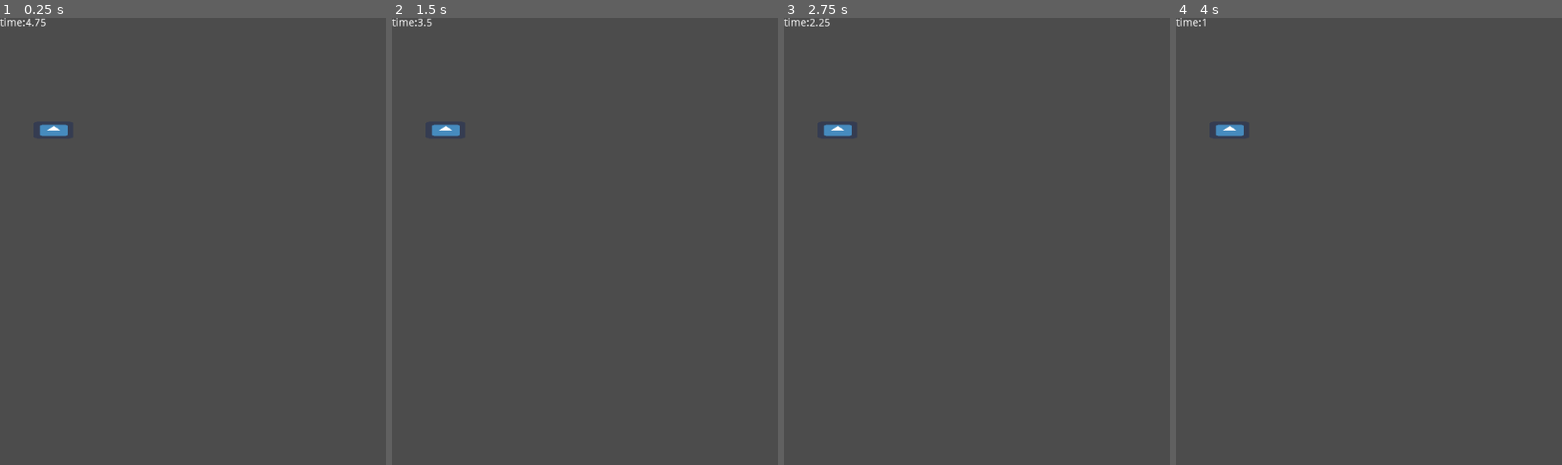
Above: before the commit, frames 1-4 (left to right).
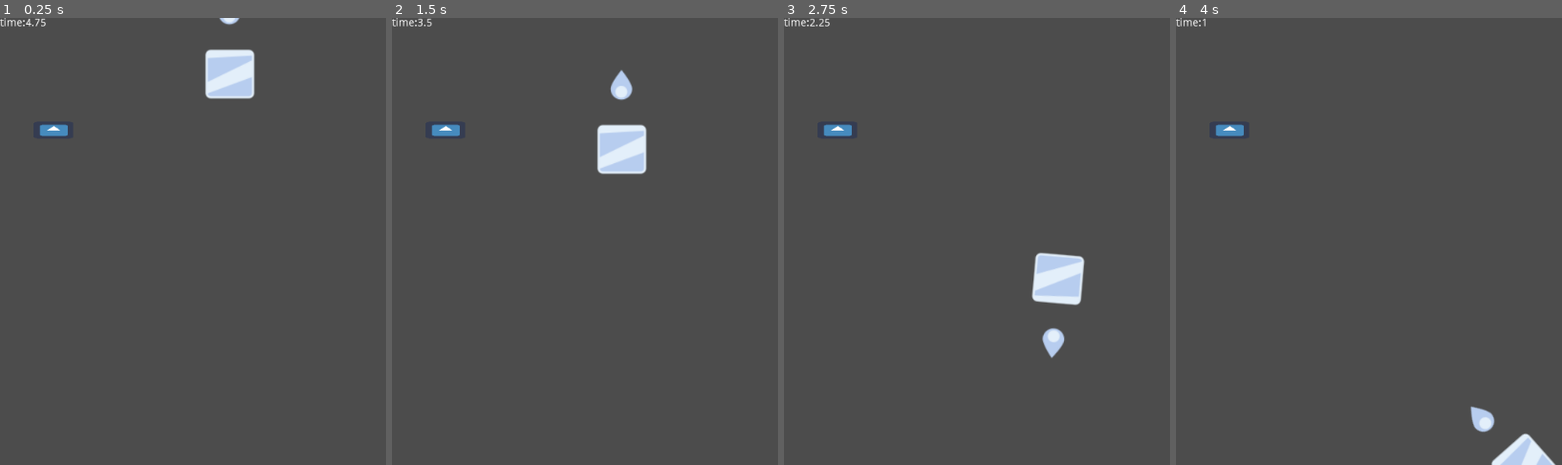
Above: after the commit, the same moments.

Repository: keith-ferney/sugar_cube
Game: Godot game, scene res://app/test_level_object.tscn
Same seed, same stepped clock (60 frames per second), same inputs: the game is played once before the commit and once after it. Before the commit the project has no main scene; this scene is started directly in both runs. The engine's default icon, where the game draws it, is replaced by a stand-in: a white triangle on a blue panel in a dark square.
Inputs:
- Up to frame 1 (0.25 s): no input
- Up to frame 2 (1.5 s): hold Down (ui_down) from 1.28 s (still down)
- Up to frame 3 (2.75 s): release Down (ui_down) at 2.03 s
- Up to frame 4 (4 s): hold Down (ui_down) from 3.53 s (still down)

The runs differ from the first frame. In frame 1, 1.5% of the frame differs, in the area x 53-67%, y 0-19%; in frame 2, 1.7%, in the area x 53-67%, y 11-36%; in frame 3, 1.7%; in frame 4, 0.9%.

Commit message:
added gui

Diff:
--- /dev/null
+++ b/app/gui/ExitButton.gd
@@ -0,0 +1,16 @@
+extends Button
+
+
+# Declare member variables here. Examples:
+# var a = 2
+# var b = "text"
+
+
+
+# Called every frame. 'delta' is the elapsed time since the previous frame.
+#func _process(delta):
+#	pass
+
+
+func _on_nav_button2_pressed():
+	get_tree().quit()
--- /dev/null
+++ b/app/gui/GUI_base.tscn
@@ -0,0 +1,25 @@
+[gd_scene load_steps=2 format=2]
+
+[ext_resource path="res://app/gui/nav_button.tscn" type="PackedScene" id=1]
+
+[node name="GUI_base" type="Control"]
+anchor_right = 1.0
+anchor_bottom = 1.0
+__meta__ = {
+"_edit_use_anchors_": false
+}
+
+[node name="VBoxContainer" type="VBoxContainer" parent="."]
+anchor_left = 0.5
+anchor_top = 0.5
+anchor_right = 0.5
+anchor_bottom = 0.5
+margin_left = -20.0
+margin_top = -20.0
+margin_right = 20.0
+margin_bottom = 20.0
+
+[node name="nav_button" parent="VBoxContainer" instance=ExtResource( 1 )]
+margin_right = 40.0
+margin_bottom = 14.0
+text = "yollo"
--- /dev/null
+++ b/app/gui/Win.gd
@@ -0,0 +1,6 @@
+extends Control
+
+
+func win():
+	get_tree().paused = true
+	$Popup.show()
--- /dev/null
+++ b/app/gui/Win.tscn
@@ -0,0 +1,55 @@
+[gd_scene load_steps=3 format=2]
+
+[ext_resource path="res://app/gui/nav_button.tscn" type="PackedScene" id=1]
+[ext_resource path="res://app/gui/Win.gd" type="Script" id=2]
+
+[node name="Win" type="Control"]
+anchor_right = 1.0
+anchor_bottom = 1.0
+script = ExtResource( 2 )
+__meta__ = {
+"_edit_use_anchors_": false
+}
+
+[node name="Popup" type="Popup" parent="."]
+pause_mode = 2
+anchor_right = 1.0
+anchor_bottom = 1.0
+margin_left = 3.77551
+margin_top = -0.943878
+margin_right = 3.77551
+margin_bottom = -0.943848
+__meta__ = {
+"_edit_use_anchors_": false
+}
+
+[node name="VBoxContainer" type="VBoxContainer" parent="Popup"]
+anchor_left = 0.5
+anchor_top = 0.5
+anchor_right = 0.5
+anchor_bottom = 0.5
+margin_left = -52.0
+margin_top = -20.0
+margin_right = 51.0
+margin_bottom = 20.0
+__meta__ = {
+"_edit_use_anchors_": false
+}
+
+[node name="nav_button2" parent="Popup/VBoxContainer" instance=ExtResource( 1 )]
+margin_right = 103.0
+margin_bottom = 14.0
+text = "Main Menu"
+
+[node name="Label" type="Label" parent="Popup"]
+anchor_left = 0.5
+anchor_right = 0.5
+margin_left = -146.0
+margin_top = 93.0
+margin_right = 146.0
+margin_bottom = 109.0
+text = "YOU WIN"
+align = 1
+__meta__ = {
+"_edit_use_anchors_": false
+}
--- /dev/null
+++ b/app/gui/main_menu.tscn
@@ -0,0 +1,40 @@
+[gd_scene load_steps=4 format=2]
+
+[ext_resource path="res://app/gui/nav_button.tscn" type="PackedScene" id=1]
+[ext_resource path="res://app/gui/ExitButton.gd" type="Script" id=2]
+[ext_resource path="res://app/test_level_object.tscn" type="PackedScene" id=3]
+
+[node name="main_menu" type="Control"]
+anchor_right = 1.0
+anchor_bottom = 1.0
+__meta__ = {
+"_edit_use_anchors_": false
+}
+
+[node name="VBoxContainer" type="VBoxContainer" parent="."]
+anchor_left = 0.5
+anchor_top = 0.5
+anchor_right = 0.5
+anchor_bottom = 0.5
+margin_left = -20.0
+margin_top = -20.0
+margin_right = 20.0
+margin_bottom = 20.0
+__meta__ = {
+"_edit_use_anchors_": false
+}
+
+[node name="nav_button" parent="VBoxContainer" instance=ExtResource( 1 )]
+margin_right = 40.0
+margin_bottom = 14.0
+text = "Play"
+scene = ExtResource( 3 )
+
+[node name="nav_button2" parent="VBoxContainer" instance=ExtResource( 1 )]
+margin_top = 18.0
+margin_right = 40.0
+margin_bottom = 32.0
+text = "Exit"
+script = ExtResource( 2 )
+
+[connection signal="pressed" from="VBoxContainer/nav_button2" to="VBoxContainer/nav_button2" method="_on_nav_button2_pressed"]
--- /dev/null
+++ b/app/gui/nav_button.gd
@@ -0,0 +1,8 @@
+extends Button
+
+
+export var scene : PackedScene
+
+
+func _on_nav_button_pressed():
+	get_tree().change_scene_to(scene)
--- /dev/null
+++ b/app/gui/nav_button.tscn
@@ -0,0 +1,25 @@
+[gd_scene load_steps=5 format=2]
+
+[ext_resource path="res://app/gui/nav_button.gd" type="Script" id=1]
+
+[sub_resource type="StyleBoxFlat" id=1]
+bg_color = Color( 0.52549, 0.592157, 0.780392, 1 )
+
+[sub_resource type="StyleBoxFlat" id=2]
+bg_color = Color( 0.298039, 0.419608, 0.643137, 1 )
+
+[sub_resource type="StyleBoxFlat" id=3]
+bg_color = Color( 0.188235, 0.721569, 0.854902, 1 )
+
+[node name="nav_button" type="Button"]
+margin_right = 12.0
+margin_bottom = 20.0
+custom_styles/hover = SubResource( 1 )
+custom_styles/pressed = SubResource( 2 )
+custom_styles/normal = SubResource( 3 )
+script = ExtResource( 1 )
+__meta__ = {
+"_edit_use_anchors_": false
+}
+
+[connection signal="pressed" from="." to="." method="_on_nav_button_pressed"]
--- /dev/null
+++ b/app/gui/pause_menu.tscn
@@ -0,0 +1,8 @@
+[gd_scene format=2]
+
+[node name="pause_menu" type="Control"]
+anchor_right = 1.0
+anchor_bottom = 1.0
+__meta__ = {
+"_edit_use_anchors_": false
+}
--- a/app/level_manager/level_manager.gd
+++ b/app/level_manager/level_manager.gd
@@ -11,8 +11,10 @@
 		call(command)
 
 func win():
-	yield(get_tree().create_timer(0.5),"timeout")
+	yield(get_tree().create_timer(2),"timeout")
 	print("woohooo")
+	get_tree().call_group("gui","win")
 
 func death():
-	print("U DIEDED dumdum")
+	yield(get_tree().create_timer(2),"timeout")
+	get_tree().reload_current_scene()
--- a/app/test_level_object.tscn
+++ b/app/test_level_object.tscn
@@ -1,11 +1,20 @@
-[gd_scene load_steps=3 format=2]
+[gd_scene load_steps=5 format=2]
 
 [ext_resource path="res://app/level_objects/death_timer.tscn" type="PackedScene" id=1]
 [ext_resource path="res://app/level_objects/tea_cup.tscn" type="PackedScene" id=2]
+[ext_resource path="res://app/player.tscn" type="PackedScene" id=3]
+[ext_resource path="res://app/gui/Win.tscn" type="PackedScene" id=4]
 
 [node name="testlevelobject" type="Node2D"]
+
+[node name="Win" parent="." groups=[
+"gui",
+] instance=ExtResource( 4 )]
 
 [node name="death_timer" parent="." instance=ExtResource( 1 )]
 
 [node name="tea_cup" parent="." instance=ExtResource( 2 )]
 position = Vector2( 71.3524, 144.489 )
+
+[node name="Player" parent="." instance=ExtResource( 3 )]
+position = Vector2( 307.929, 72.4623 )
--- a/project.godot
+++ b/project.godot
@@ -11,6 +11,7 @@
 [application]
 
 config/name="Sugar Cube"
+run/main_scene="res://app/gui/main_menu.tscn"
 config/icon="res://icon.png"
 
 [autoload]
Not shown, changed: _art/drawing.svg.import
Not shown, changed: images/charge.png.import
Not shown, changed: images/cube.png.import
Not shown, changed: images/pointer.png.import
